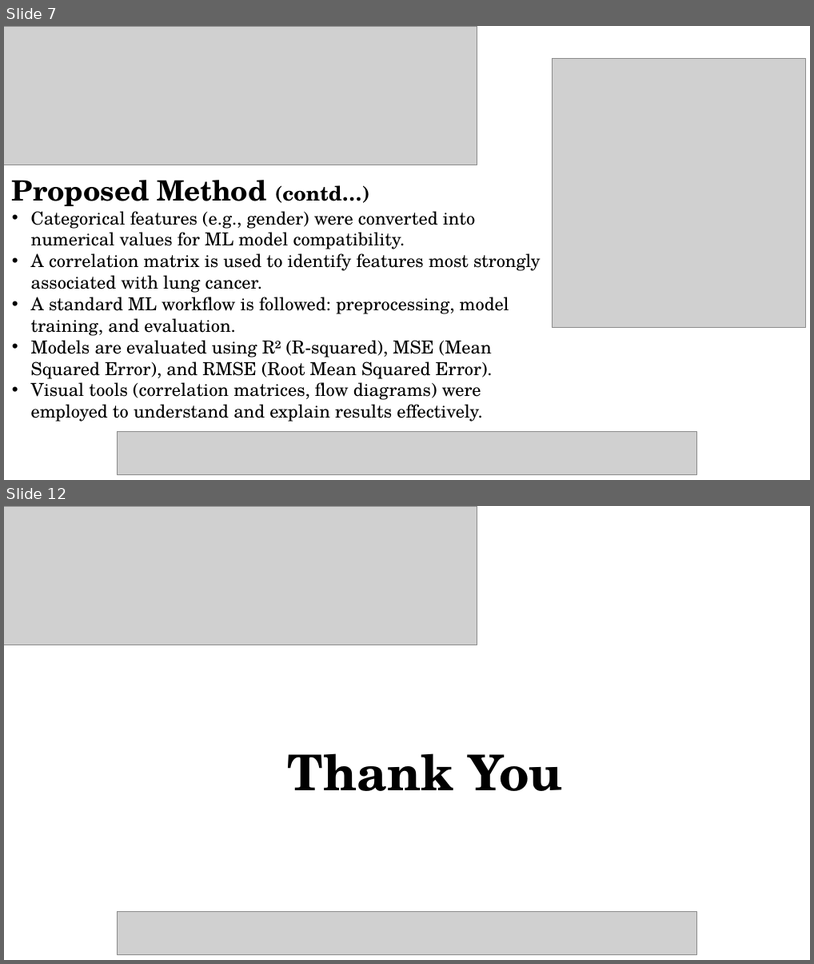
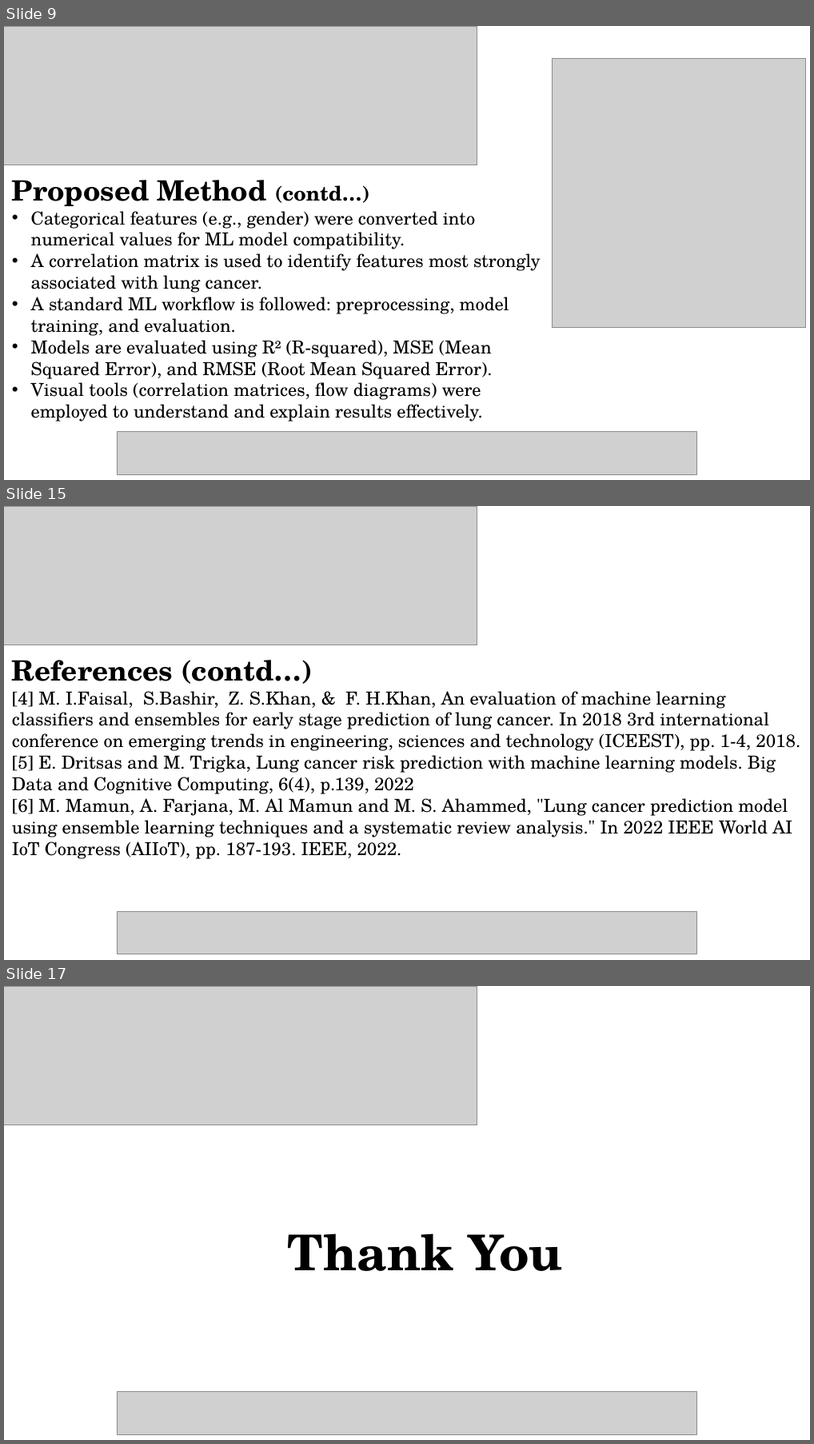
Before and after one commit to aadipoddar/Lung-Cancer-ML, a slide deck: Paper Presentation Template_NMITCON2025[1].ppt. Shown one above the other, each under a label of ours: slides 7 and 12 before the commit, slides 9, 15 and 17 after it; the slides between them are not shown. The pictures are 814x964 and 814x1444 pixels, drawn with LibreOffice and Linux fonts; fonts in the diff are those of the drawing; grey boxes stand for pictures. Boxes give left, top, right and bottom in pixels: in the first picture for what was removed or moved away, otherwise in the second. Text is boxed around its words. In the diff, an @@ line names an element or a change of style, - is before the commit and + after.

```diff
--- a/Paper Presentation Template_NMITCON2025[1].ppt
+++ b/Paper Presentation Template_NMITCON2025[1].ppt
@@ slide 15 added at (4,506,810,960), background #FFFFFF @@
@@ picture added at (4,506,478,644) @@
@@ text added at (12,660,801,859), 16 pt, text #000000 @@
+References (contd…)
+[4] M. I.Faisal, S.Bashir, Z. S.Khan, & F. H.Khan, An evaluation of machine learning classifiers and ensembles for early stage prediction of lung cancer. In 2018 3rd international conference on emerging trends in engineering, sciences and technology (ICEEST), pp. 1-4, 2018.
+[5] E. Dritsas and M. Trigka, Lung cancer risk prediction with machine learning models. Big Data and Cognitive Computing, 6(4), p.139, 2022
+[6] M. Mamun, A. Farjana, M. Al Mamun and M. S. Ahammed, "Lung cancer prediction model using ensemble learning techniques and a systematic review analysis." In 2022 IEEE World AI IoT Congress (AIIoT), pp. 187-193. IEEE, 2022.
@@ picture added at (118,911,698,953) @@
@@ what was slide 7 is now slide 9 @@
@@ what was slide 12 is now slide 17 @@
```
Also in this commit, not shown: 5 slides changed, 4 other slides added, 1 other file.
